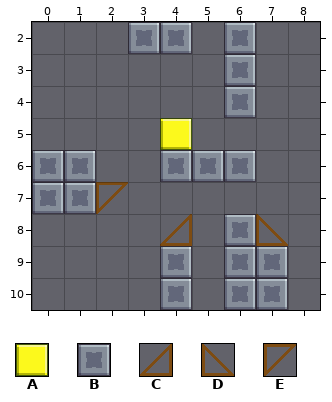
Tiled map (JSON), stored at Assets/Level_Editor/TileMap/Path_80.tmj. The first picture shows the starting point.
Cells are 32x32 px. Shown: x 0..8, y 2..10.
Key: from "tileSet": A 32 "block", B 33 "wall", C 106 "bridge", D 107 "bridge", E 117 "bridge".
_ is an empty cell.
Layers that did not change in this view are not listed.
Layer "Blocks" before, first column x 0:
 2 ___BB_B__
 3 ______B__
 4 ______B__
 5 ____A____
 6 BB__BBB__
 7 BBE______
 8 ____C_BD_
 9 ____B_BB_
10 ____B_BB_
The same view after the edit:
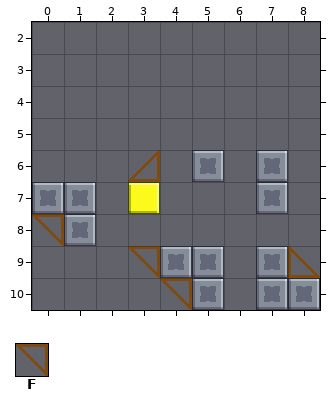
Further tiles: from "tileSet": F 116 "bridge".
Diff:
Layer "Blocks":
y 2: x 3..4 BB -> __; x 6 B -> _
y 3..4: x 6 B -> _
y 5: x 4 A -> _
y 6: x 0..1 BB -> __; x 3..4 _B -> C_; x 6..7 B_ -> _B
y 7: x 2..3 E_ -> _A; x 7 _ -> B
y 8: x 0..1 __ -> FB; x 4 C -> _; x 6..7 BD -> __
y 9: x 3 _ -> F; x 5..6 _B -> B_; x 8 _ -> D
y 10: x 4..6 B_B -> FB_; x 8 _ -> B
